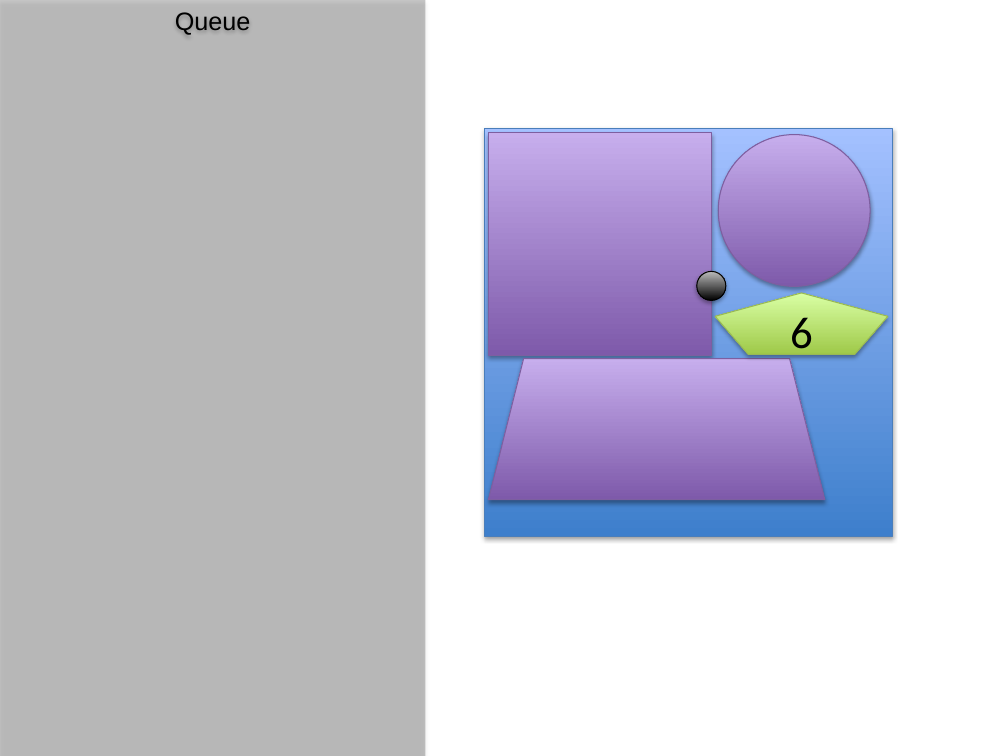
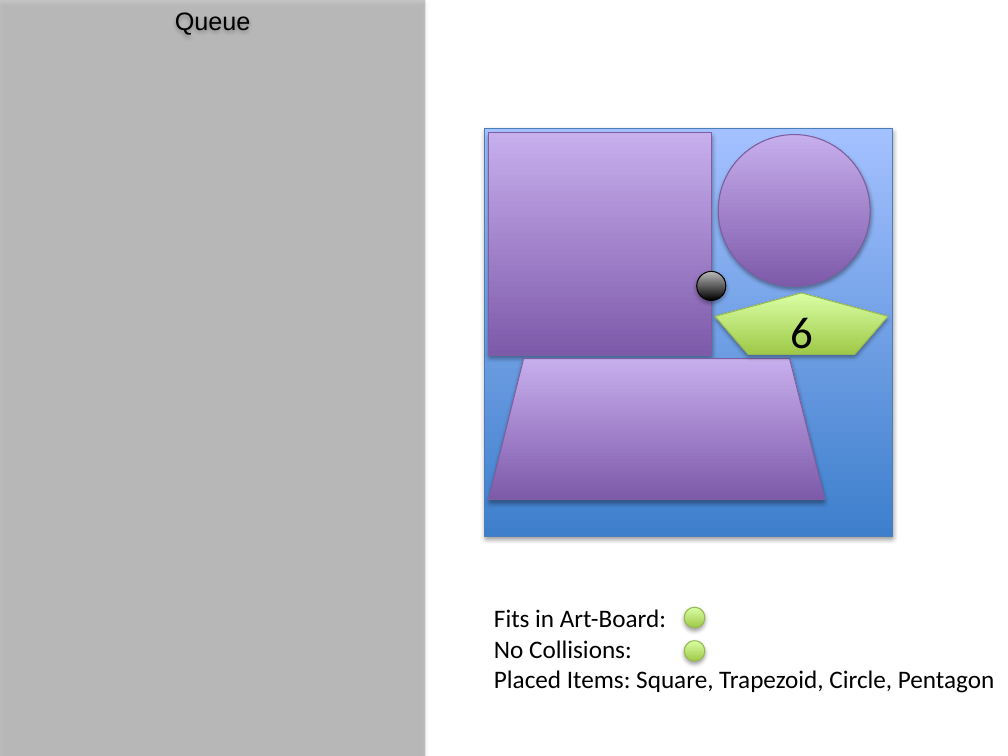
Before and after one commit to StJohn3D/santaCode2014, a slide deck: slide 16 of SantaCode_2014_StJohn.pptx. Drawn at 1008x756 pixels with LibreOffice and Linux fonts; fonts in the diff are those of the drawing. Boxes give left, top, right and bottom in pixels: in the first picture for what was removed or moved away, otherwise in the second. Text is boxed around its words. In the diff, an @@ line names an element or a change of style, - is before the commit and + after.

```diff
--- a/SantaCode_2014_StJohn.pptx
+++ b/SantaCode_2014_StJohn.pptx
@@ text added at <box>494,609,994,693</box>, 18 pt, text #000000 @@
+Fits in Art-Board:
+No Collisions:
+Placed Items: Square, Trapezoid, Circle, Pentagon
@@ ellipse added at <box>684,608,705,628</box>, fill gradient #A0CA4A to #DAFFA5, outline #98B955 0.75 pt @@
@@ ellipse added at <box>684,641,705,661</box>, fill gradient #A0CA4A to #DAFFA5, outline #98B955 0.75 pt @@
```
Also in this commit, not shown: 12 other slides changed.
